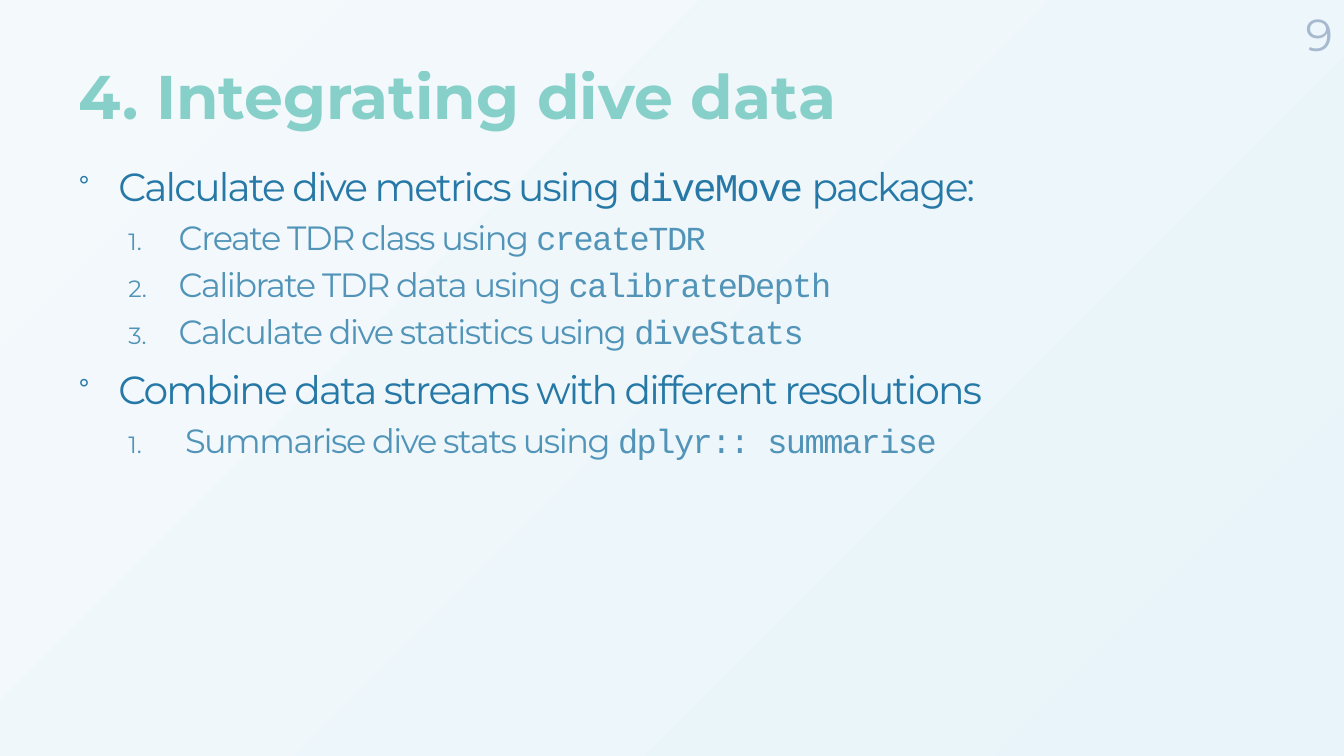
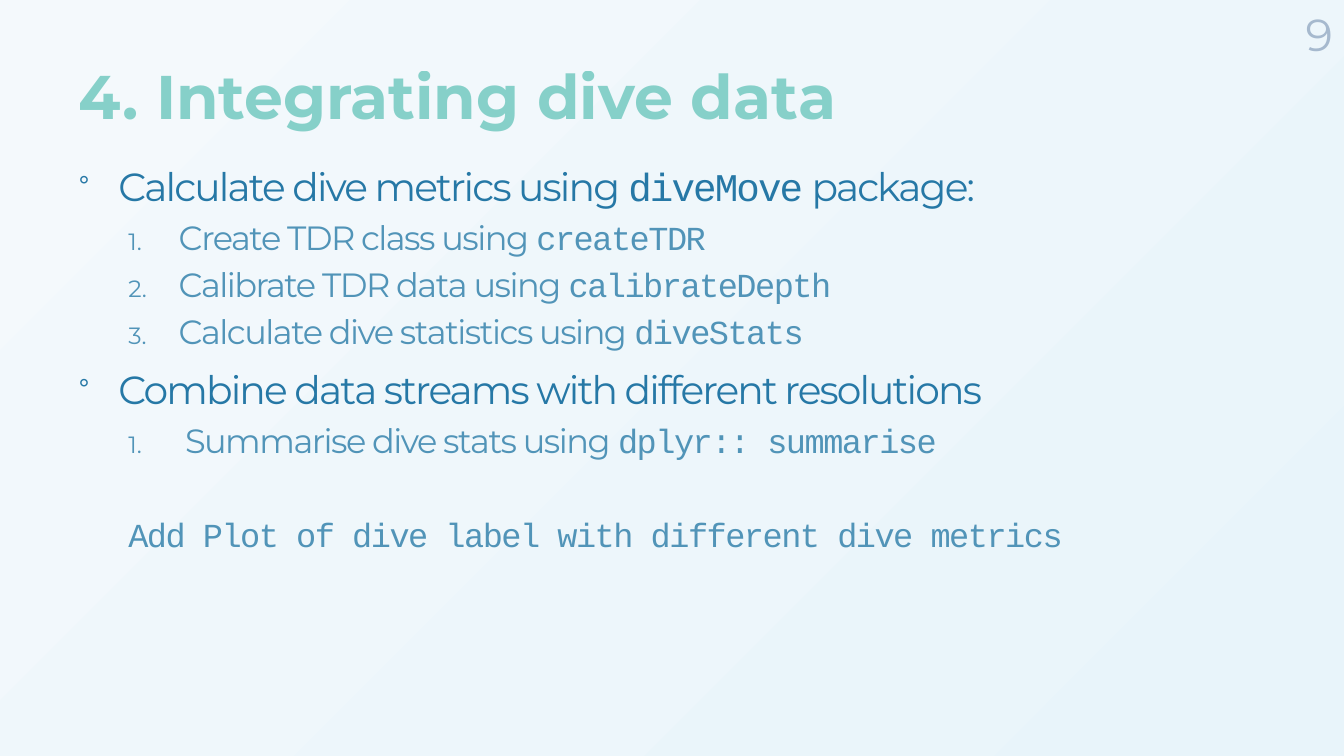
Before and after one commit to MarieAugerMethe/DFO_HMM_2022, a slide deck: slide 9 of Day2/HMM_Tutorial_Day2.pptx. Drawn at 1344x756 pixels with LibreOffice and Linux fonts; fonts in the diff are those of the drawing; background and template pictures are left out. Boxes give left, top, right and bottom in pixels: in the first picture for what was removed or moved away, otherwise in the second. Text is boxed around its words. In the diff, an @@ line names an element or a change of style, - is before the commit and + after.

```diff
--- a/Day2/HMM_Tutorial_Day2.pptx
+++ b/Day2/HMM_Tutorial_Day2.pptx
@@ text at <box>128,523,1063,548</box>: paragraph added @@
+  Add Plot of dive label with different dive metrics
```
Also in this commit, not shown: 1 other slide changed, 1 slide added, 1 other file.
